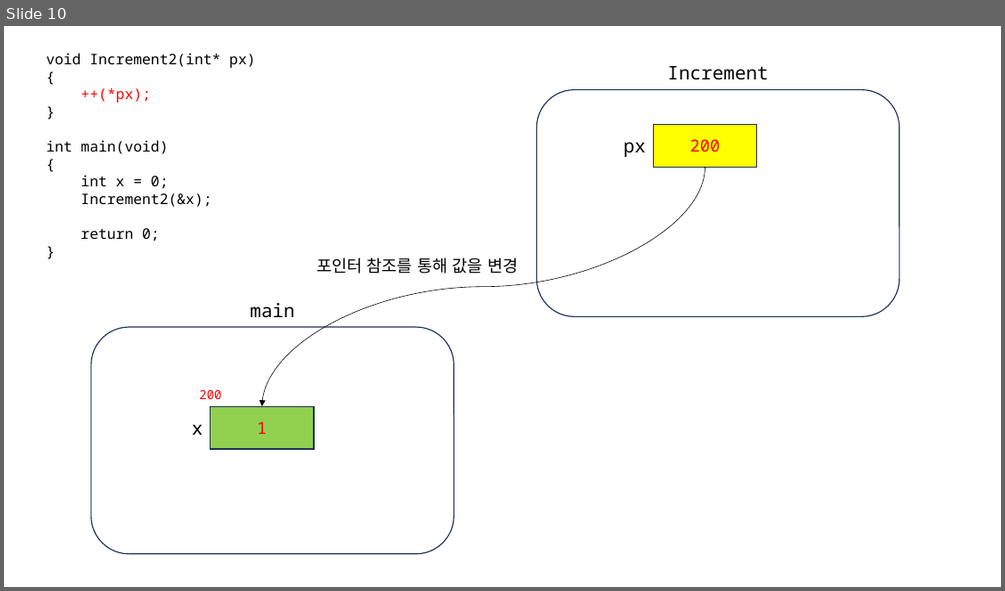
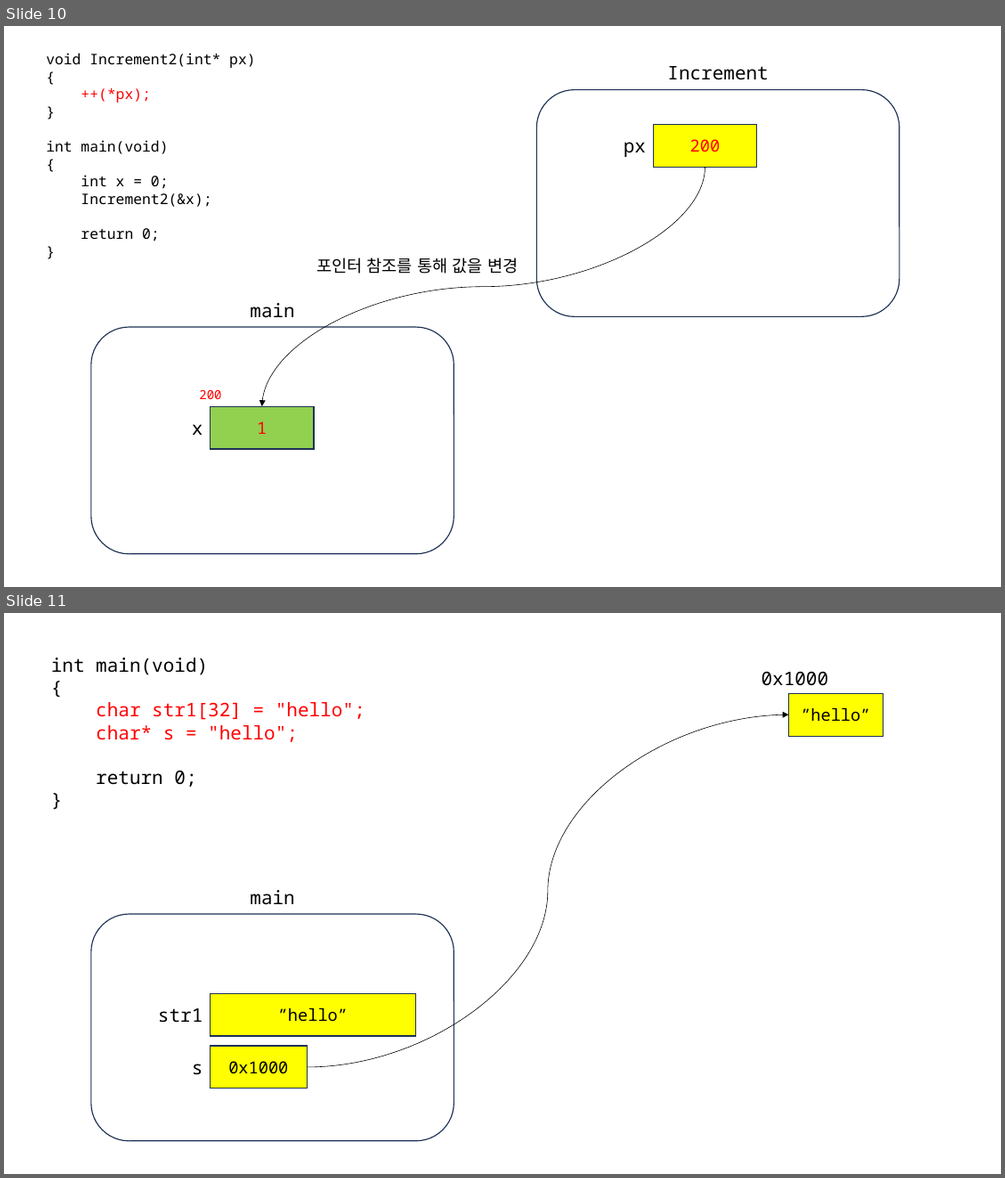
Before and after one commit to yoondev-classroom/c_231107, a slide deck: c_231107.pptx. Shown one above the other, each under a label of ours: slide 10 before the commit, slides 10 and 11 after it. The pictures are 1005x591 and 1005x1178 pixels, drawn with LibreOffice and Linux fonts; fonts in the diff are those of the drawing. Boxes give left, top, right and bottom in pixels: in the first picture for what was removed or moved away, otherwise in the second. Text is boxed around its words. In the diff, an @@ line names an element or a change of style, - is before the commit and + after.

```diff
--- a/c_231107.pptx
+++ b/c_231107.pptx
@@ slide 11 added at [4, 613, 1001, 1174], background #FFFFFF @@
@@ text added at [51, 657, 365, 787], 18 pt, text #FF0000 @@
+int main(void)
+{
+char str1[32] = "hello";
+char* s = "hello";
+return 0;
+}
@@ text added at [761, 671, 829, 686], 18 pt, text #000000 @@
+0x1000
@@ curved arrow added from (307, 1067) to (788, 714), #000000 0.5 pt @@
@@ rectangle added at [788, 693, 882, 736], fill #FFFF00, outline #1E3256 1 pt, 16 pt, text #000000 @@
+”hello”
@@ text added at [250, 890, 294, 905], 18 pt, text #000000 @@
+main
@@ rounded rectangle added at [91, 914, 454, 1140], fill #FFFFFF, outline #1E3256 1 pt @@
@@ text added at [158, 1008, 202, 1022], 18 pt, text #000000 @@
+str1
@@ rectangle added at [210, 993, 416, 1036], fill #FFFF00, outline #1E3256 1 pt, 16 pt, text #000000 @@
+”hello”
@@ text added at [192, 1063, 203, 1075], 18 pt, text #000000 @@
+s
@@ rectangle added at [210, 1046, 307, 1088], fill #FFFF00, outline #1E3256 1 pt, 16 pt, text #000000 @@
+0x1000
```
Also in this commit, not shown: 1 other file.
